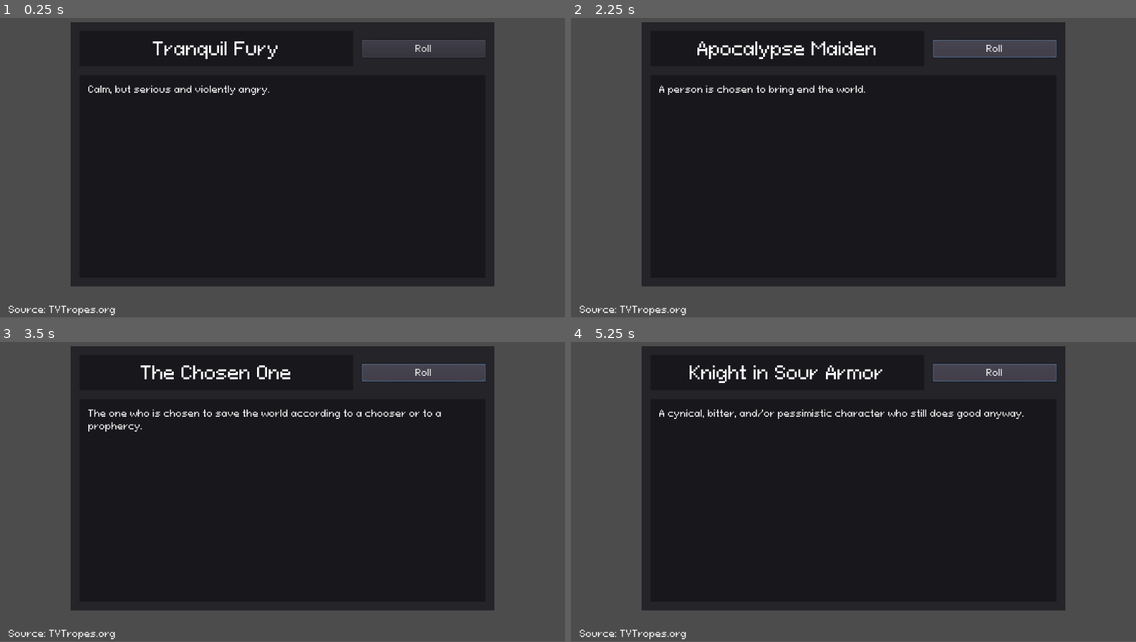
Above: before the commit, frames 1-4 (two rows, left to right).
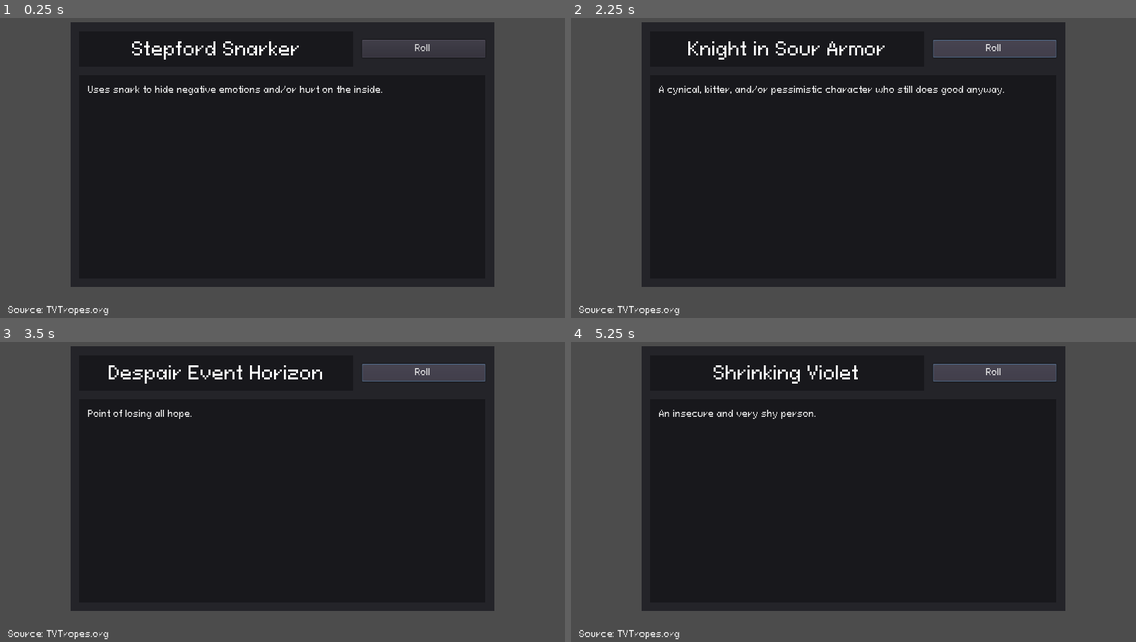
Above: after the commit, the same moments.

Repository: Toy-Sparker/trope_generator_thing
Game: Godot game, scene res://Scenes/SceneHandler.tscn
The game is run twice, just before and just after one commit, with the same random seed, the same clock (stepped at 60 frames per second) and the same inputs.
Inputs:
- Up to frame 1 (0.25 s): no input
- Up to frame 2 (2.25 s): click "Roll" at 0.5 s; click "Roll" at 1.25 s; click "Roll" at 2 s
- Up to frame 3 (3.5 s): tap Enter at 2.75 s
- Up to frame 4 (5.25 s): tap Space at 3.5, 5 s; tap Enter at 4.25 s
In our replay, the window is 800x468 before the commit and 800x469 after it. These sizes can differ from the game's own. Grey fills any space a smaller window leaves; there, only what the larger window draws over its background counts as a difference.

The runs differ from the first frame. In frame 1, 1.8% of the frame differs, in the area x 1-88%, y 7-100%; in frame 2, 2.1%; in frame 3, 2.2%; in frame 4, 2.1%.

Commit message:
Commit #4 (01/01/2023) - More Tropes
- Added more tropes
- Also enabled stretching on the window size

Diff:
--- a/Scripts/TropeLibrary.gd
+++ b/Scripts/TropeLibrary.gd
@@ -8,7 +8,7 @@
 
 var TropeDict : Dictionary = {
 	"Hot-Blooded": "Passionate about everything they do.",
-	"Woobie": "Suffers a lot and needs a hug.",
+	"The Woobie": "Suffers a lot and needs a hug.",
 	"Deadpan Snarker": "Drily snarks regularly.",
 	"The Chosen One": "The one who is chosen to save the world according to a chooser or to a prophercy.",
 	"Apocalypse Maiden": "A person is chosen to bring end the world.",
@@ -19,5 +19,12 @@
 	"Stepford Smiler": "Happy on the outside. Depressed/empty/unstable on the inside.",
 	"Stepford Snarker": "Uses snark to hide negative emotions and/or hurt on the inside.",
 	"Shrinking Violet": "An insecure and very shy person.",
-	"Tranquil Fury": "Calm, but serious and violently angry."
+	"Tranquil Fury": "Calm, but serious and violently angry.",
+	"Anti-Nihilist": "Believes that life may be meaningless, but we can give it our own meaning.",
+	"One Man Army": "One who has the strength of many.",
+	"Ax-Crazy": "Dangerously unhinged, unstable, and prone to random violence.",
+	"The Eeyore": "Perpetually depressed and pessimistic character.",
+	"Despair Event Horizon": "Point of losing all hope.",
+	"Byronic Hero": "A troubled, brooding, sometimes selfish outcast whose passions and strive towards a goal cause drama.",
+	"Sanity Slippage": "Becomes increasingly insane throughout the story."
 }
--- a/project.godot
+++ b/project.godot
@@ -18,6 +18,10 @@
 
 TropeLibrary="*res://Scripts/TropeLibrary.gd"
 
+[display]
+
+window/stretch/mode="2d"
+
 [gui]
 
 common/drop_mouse_on_gui_input_disabled=true
Not shown, changed: trope_gen_test.144x144.png.import
Not shown, changed: trope_gen_test.180x180.png.import
Not shown, changed: trope_gen_test.512x512.png.import
Not shown, changed: trope_gen_test.apple-touch-icon.png.import
Not shown, changed: trope_gen_test.icon.png.import
Not shown, changed: trope_gen_test.png.import
Not shown, added: trope_gen_test.html
Not shown, changed: trope_gen_test.js
Not shown, changed: trope_gen_test.pck
Not shown, changed: trope_gen_test.service.worker.js
Not shown, changed: trope_gen_test.wasm
